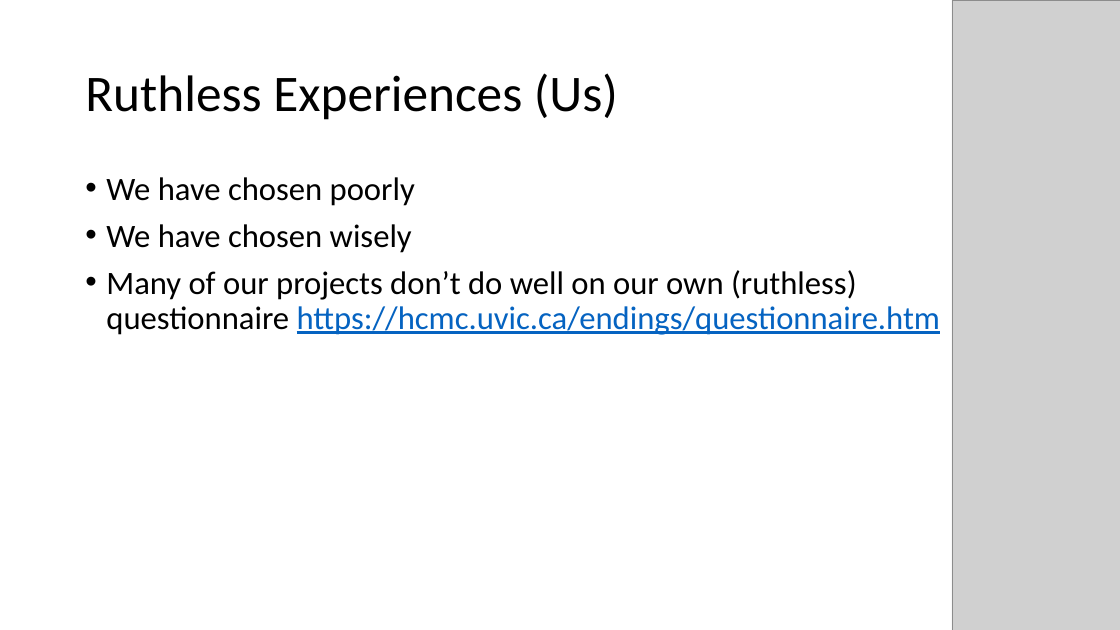
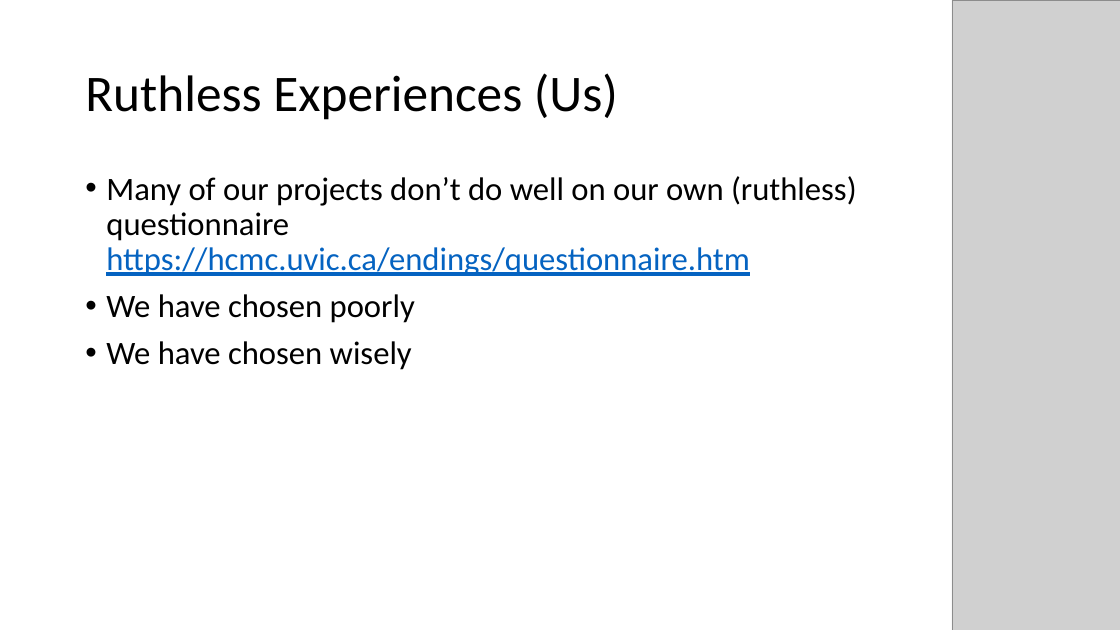
Before and after one commit to projectEndings/Endings, a slide deck: slide 6 of presentations/DH_2019/EndingsPanelPresentation.pptx. Drawn at 1120x630 pixels with LibreOffice and Linux fonts; fonts in the diff are those of the drawing; grey boxes stand for pictures. Boxes give left, top, right and bottom in pixels: in the first picture for what was removed or moved away, otherwise in the second. Text is boxed around its words. In the diff, an @@ line names an element or a change of style, - is before the commit and + after.

```diff
--- a/presentations/DH_2019/EndingsPanelPresentation.pptx
+++ b/presentations/DH_2019/EndingsPanelPresentation.pptx
@@ text at (x1=106, y1=176, x2=857, y2=276): paragraph added @@
+• Many of our projects don’t do well on our own (ruthless) questionnaire
+  https://hcmc.uvic.ca/endings/questionnaire.htm
@@ text at (x1=106, y1=270, x2=940, y2=335): paragraph removed @@
-• Many of our projects don’t do well on our own (ruthless) questionnaire https://hcmc.uvic.ca/endings/questionnaire.htm
```
Also in this commit, not shown: 6 other slides changed, 2 slides removed.
